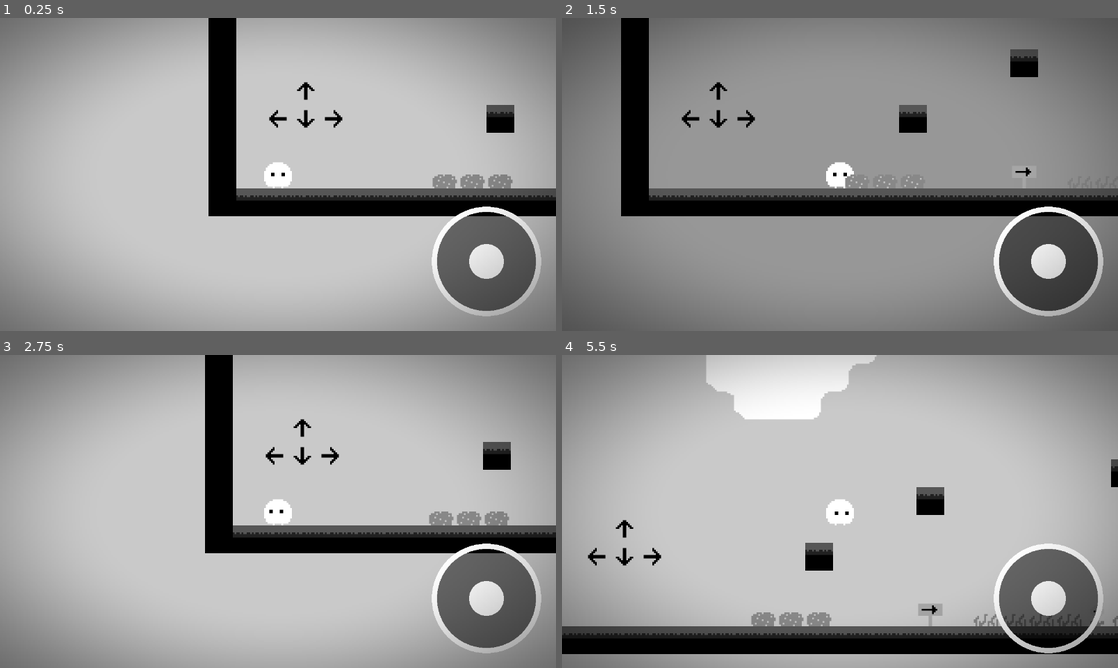
Above: before the commit, frames 1-4 (two rows, left to right).
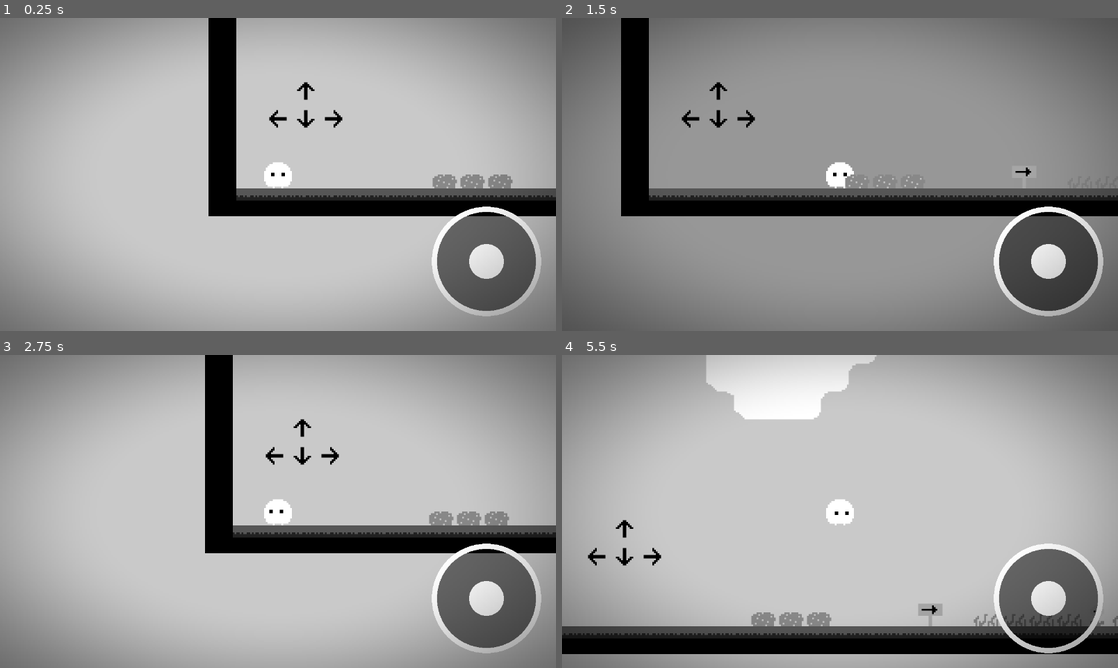
Above: after the commit, the same moments.

Repository: Shadow-Switch/Shadow-Switch
Game: Godot game, scene res://scenes/game.tscn
Two runs of this game, one before a commit and one after it. Both use one fixed random seed, a clock stepped at 60 frames per second and the inputs below.
Inputs (mouse positions are in pixels of both pictures, inside the frame that each line leads up to):
- Up to frame 1 (0.25 s): no input
- Up to frame 2 (1.5 s): tap Enter (ui_accept) at 0.5 s; move the mouse to (962, 158) at 0.52 s; hold D (move_right) 0.53-1.25 s; tap X (switch_dimension) at 0.6 s; click (962, 158) at 0.67 s; tap W (jump) at 0.77 s; drag from (728, 190) to (812, 237) at 1.27 s
- Up to frame 3 (2.75 s): tap Enter (ui_accept) at 2 s; move the mouse to (333, 442) at 2.02 s; hold A (move_left) from 2.03 s (still down); tap X (switch_dimension) at 2.1 s
- Up to frame 4 (5.5 s): release A (move_left) at 2.75 s; drag from (812, 574) to (673, 464) at 2.77 s; tap Enter (ui_accept) at 3.5, 5 s; move the mouse to (1006, 558) at 3.52 s; hold D (move_right) 3.53-4.25 s; tap X (switch_dimension) at 3.6, 5.1 s; tap W (jump) at 3.77 s; drag from (673, 464) to (756, 433) at 4.27 s; move the mouse to (867, 511) at 5.02 s; hold D (move_right) from 5.03 s (still down); click (867, 511) at 5.17 s

The runs differ from the first frame. In frame 1, 0.4% of the frame differs, in the area x 87-93%, y 27-37%; in frame 2, 0.9%; in frame 3, 0.4%; in frame 4, 1.0%, in the area x 43-100%, y 33-69%.

Commit message:
여기서도 최고난도 점프 삭ㄷ제

Diff:
--- a/scenes/levels/1.tscn
+++ b/scenes/levels/1.tscn
@@ -36,7 +36,7 @@
 tile_set = ExtResource("2_le1x0")
 
 [node name="ShadowLayer" type="TileMapLayer" parent="." unique_id=546830500]
-tile_map_data = PackedByteArray("AAD+//b/BAABAAAAAAD+//f/BAA …(12415 unchanged characters)… AFAAAAAACaAP3/BAAEAAAAAACbAPz/BAADAAAAAAAIAP7/BAAAAAAAAAAMAPz/BAAAAAAAAAATAPv/BAAAAAAAAACdAP3/BAABAAAAAAA=")
+tile_map_data = PackedByteArray("AAD+//b/BAABAAAAAAD+//f/BAA …(12415 unchanged characters)… AFAAAAAACaAP3/BAAEAAAAAACbAPz/BAADAAAAAACdAP3/BAABAAAAAAA=")
 tile_set = ExtResource("2_le1x0")
 
 [node name="Spike" type="TileMapLayer" parent="ShadowLayer" unique_id=2083400591]
@@ -45,7 +45,7 @@
 tile_set = ExtResource("2_le1x0")
 
 [node name="RealLayer" type="TileMapLayer" parent="." unique_id=1530670149]
-tile_map_data = PackedByteArray("AAAAAAEABAAAAAAAAAD//wEABAA …(12560 unchanged characters)… DAAAAAAB3ABwABAAEAAEAAABwAP7/BAAEAAEAAAAIAP7/BAAAAAAAAAAMAPz/BAAAAAAAAAATAPv/BAAAAAAAAAA=")
+tile_map_data = PackedByteArray("AAAAAAEABAAAAAAAAAD//wEABAA …(12560 unchanged characters)… DAAAAAAB3ABwABAAEAAEAAABwAP7/BAAEAAEAAAA=")
 tile_set = ExtResource("2_le1x0")
 
 [node name="Spike" type="TileMapLayer" parent="RealLayer" unique_id=681493918]
